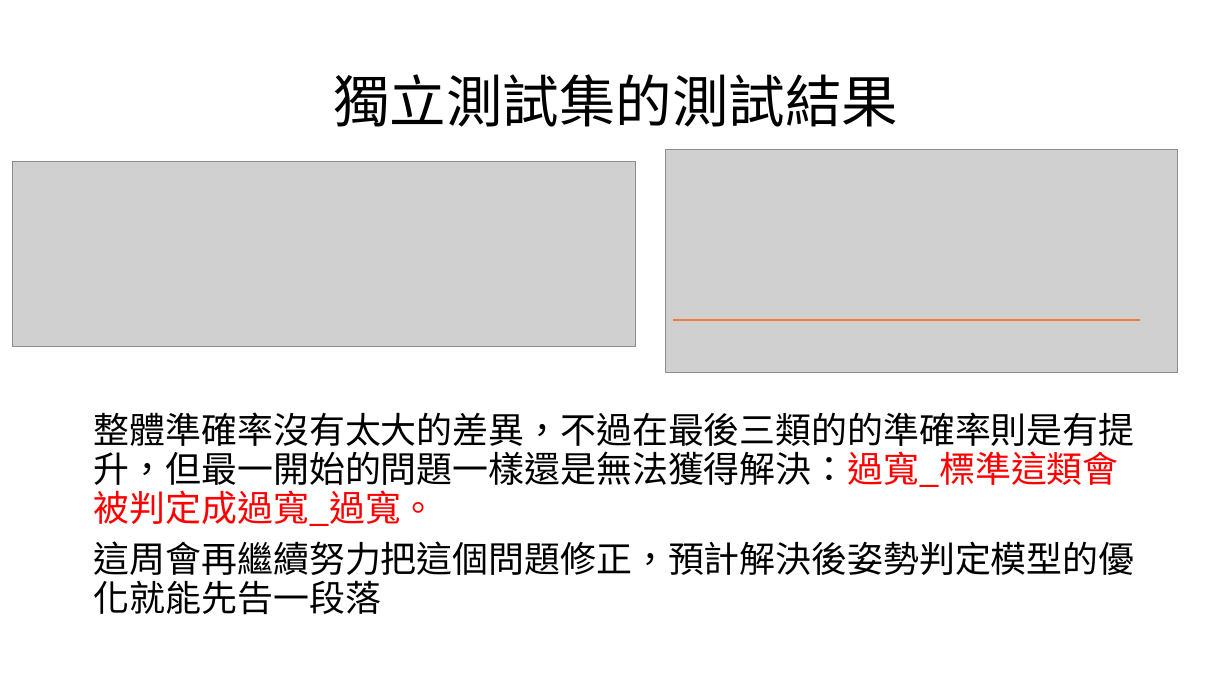
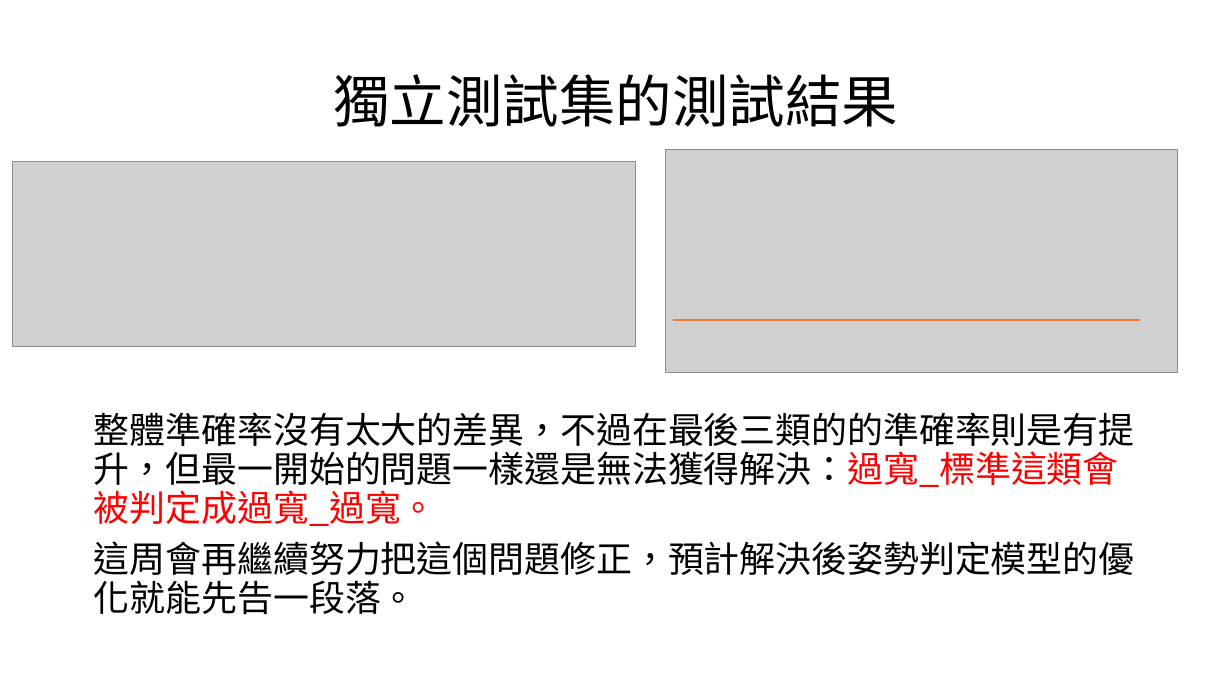
Before and after one commit to mizulun/seatpose-system, a slide deck: slide 20 of week4進度報告.pptx. Drawn at 1232x693 pixels with LibreOffice and Linux fonts; fonts in the diff are those of the drawing; grey boxes stand for pictures. Boxes give left, top, right and bottom in pixels: in the first picture for what was removed or moved away, otherwise in the second. Text is boxed around its words. In the diff, an @@ line names an element or a change of style, - is before the commit and + after.

Commit message:
w4

```diff
--- a/week4進度報告.pptx
+++ b/week4進度報告.pptx
@@ text at [94,541,1135,615]: text changed @@
-這周會再繼續努力把這個問題修正，預計解決後姿勢判定模型的優化就能先告一段落
+這周會再繼續努力把這個問題修正，預計解決後姿勢判定模型的優化就能先告一段落。
```
